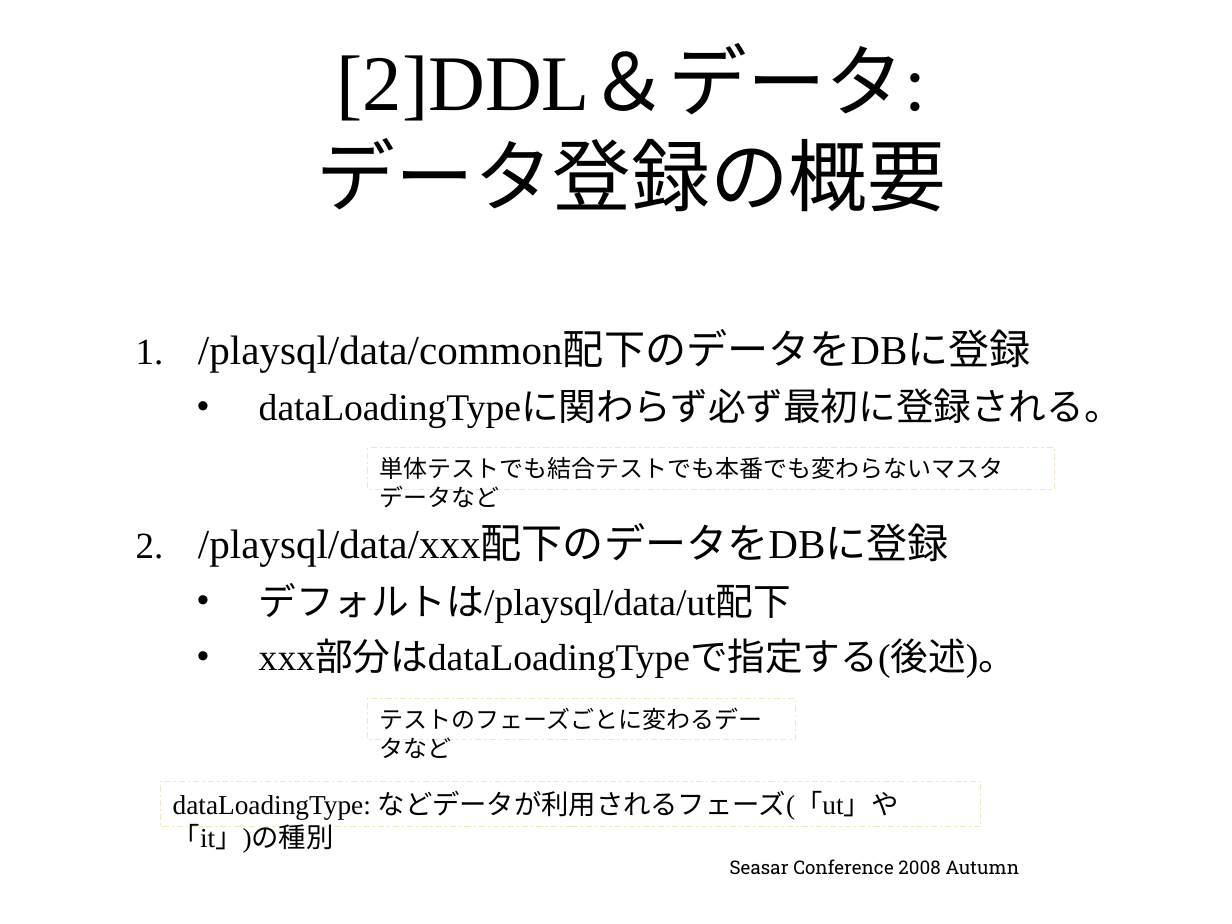
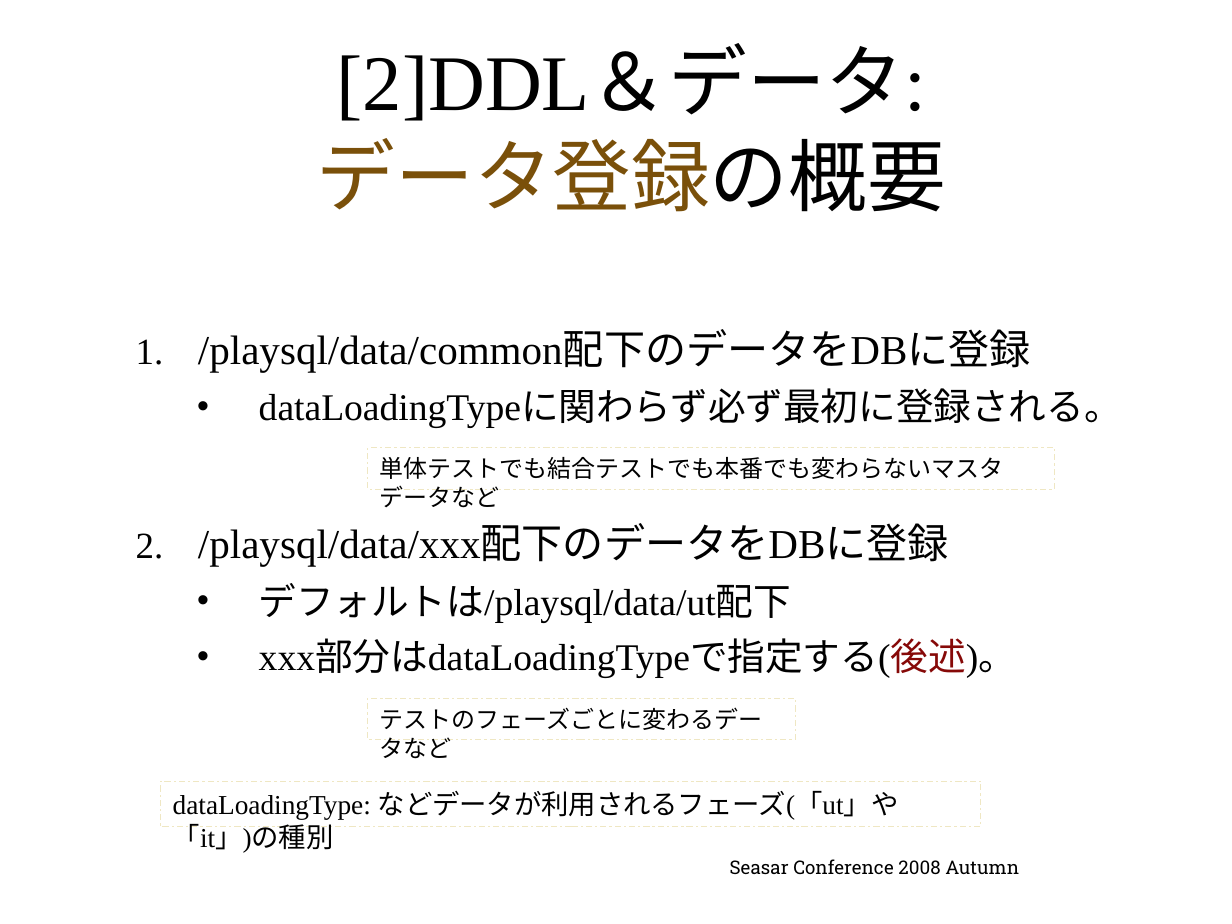
Before and after one commit to seasarorg/dbflute, a slide deck: slide 24 of dbflute/etc/doc/ref/session/resource/GenbaSolution2-sc2008autumn-dbflute.pptx. Drawn at 1232x924 pixels with LibreOffice and Linux fonts; fonts in the diff are those of the drawing; background and template pictures are left out. Boxes give left, top, right and bottom in pixels: in the first picture for what was removed or moved away, otherwise in the second. Text is boxed around its words. In the diff, an @@ line names an element or a change of style, - is before the commit and + after.

```diff
--- a/dbflute/etc/doc/ref/session/resource/GenbaSolution2-sc2008autumn-dbflute.pptx
+++ b/dbflute/etc/doc/ref/session/resource/GenbaSolution2-sc2008autumn-dbflute.pptx
@@ title "[2]DDL＆データ: データ登録の概要" at <box>317,48,946,212</box>: text colour #000000 to #7A500A in "データ登録の概要" @@
@@ text at <box>259,641,1016,678</box>: text colour #000000 to #860908 in "xxx部分はdataLoadingTypeで指定する(後述)。" @@
```
Also in this commit, not shown: 12 other slides changed, 4 slides added.
